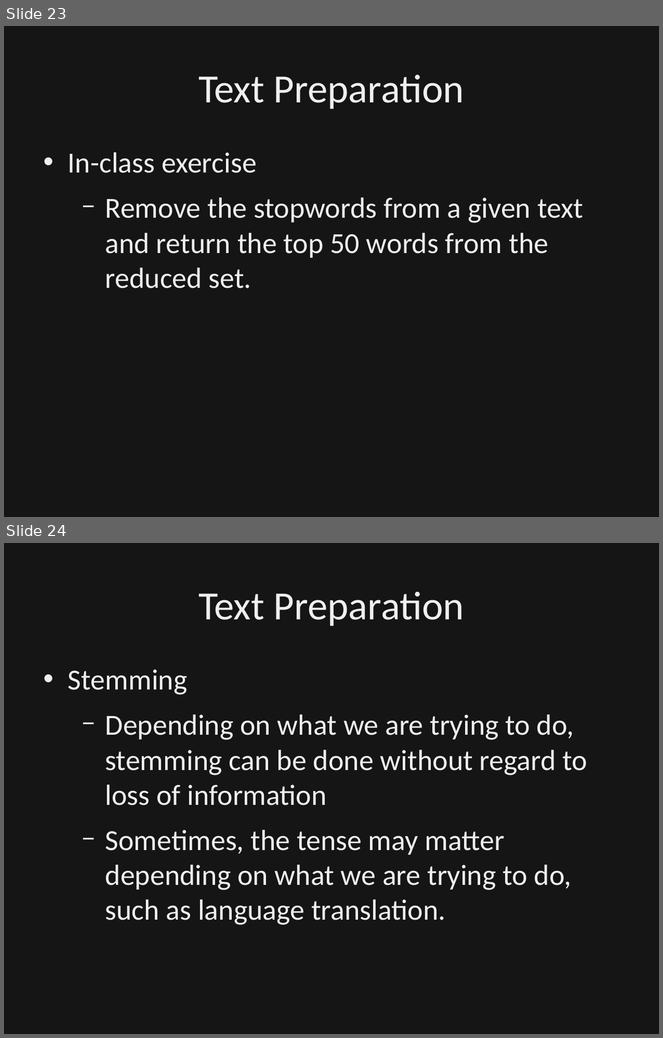
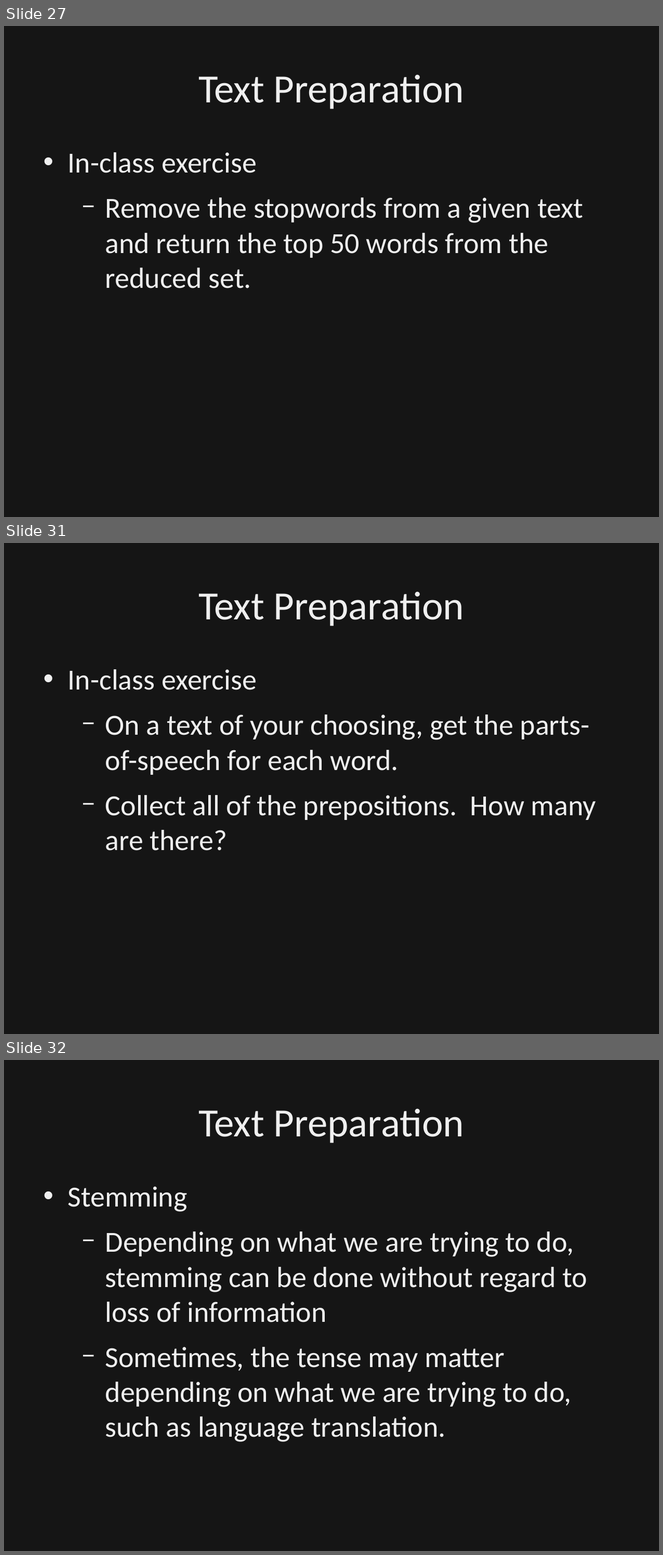
Before and after one commit to dbowmans46/PracticalProgramming, a slide deck: Session 7 - Python/Instructional Material/Session 7 - Python Brief Intro to NLP.odp. Shown one above the other, each under a label of ours: slides 23 and 24 before the commit, slides 27, 31 and 32 after it; the slides between them are not shown. The pictures are 663x1038 and 663x1555 pixels, drawn with LibreOffice and Linux fonts; fonts in the diff are those of the drawing; background and template pictures are left out; a plain dark background stands for a picture behind light text. Boxes give left, top, right and bottom in pixels: in the first picture for what was removed or moved away, otherwise in the second. Text is boxed around its words. In the diff, an @@ line names an element or a change of style, - is before the commit and + after.

Commit message:
Added slides for part-of-speech tagging.  Added details to nomenclature on language mixing.  Added goal slide.  Included in-class example and in-clss exercise queue slides for text preparation section.

```diff
--- a/Session 7 - Python/Instructional Material/Session 7 - Python Brief Intro to NLP.odp
+++ b/Session 7 - Python/Instructional Material/Session 7 - Python Brief Intro to NLP.odp
@@ slide 31 added at (4,543,659,1034), background picture (left out) @@
@@ rectangle added at (4,543,659,1034), fill #000000 at 50% opacity, outline #000000 0 pt @@
@@ title added at (198,591,465,626), 44 pt, text #EFEFEF @@
+Text Preparation
@@ text added at (68,669,596,851), 32 pt, text #EFEFEF @@
+• In-class exercise
+  − On a text of your choosing, get the parts-of-speech for each word.
+  − Collect all of the prepositions. How many are there?
@@ what was slide 23 is now slide 27 @@
@@ what was slide 24 is now slide 32 @@
```
Also in this commit, not shown: 5 slides changed, 7 other slides added.
